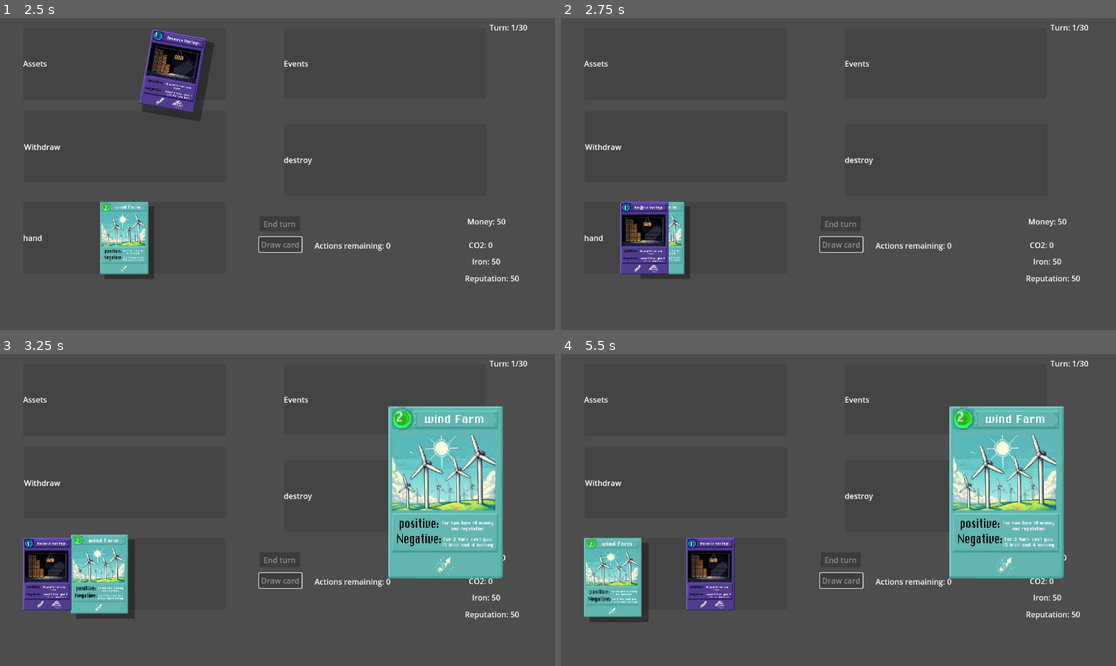
Above: before the commit, frames 1-4 (two rows, left to right).
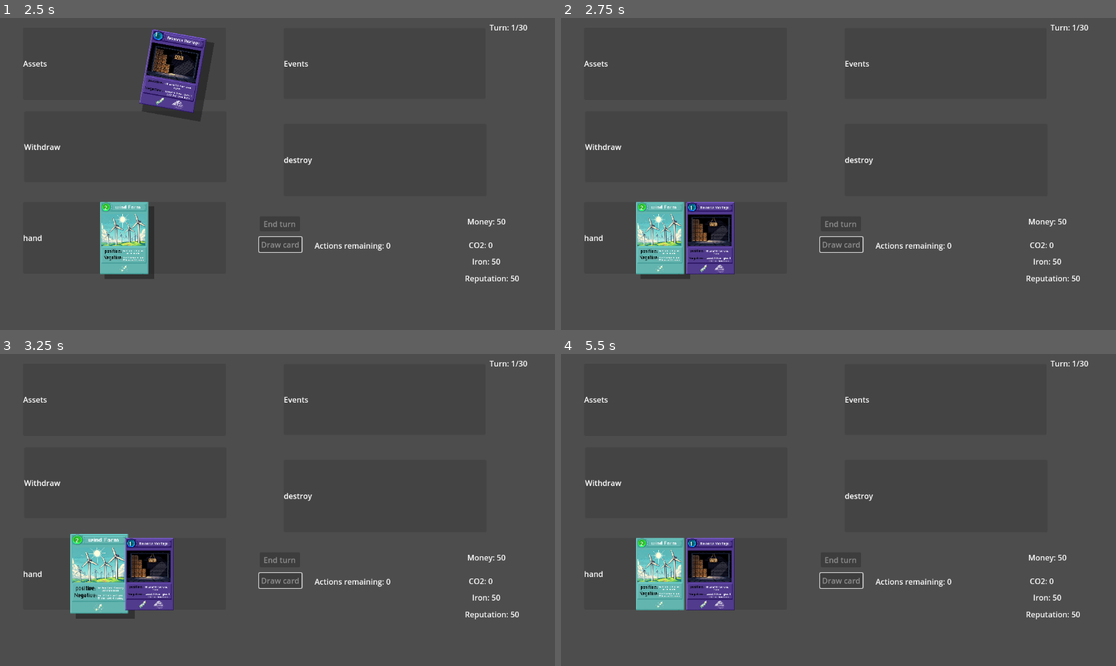
Above: after the commit, the same moments.

Repository: matiasripa/fbla-game
Game: Godot game, scene res://MainMenu.tscn
Same seed, same stepped clock (60 frames per second), same inputs: the game is played once before the commit and once after it. The engine's default icon, where the game draws it, is replaced by a stand-in: a white triangle on a blue panel in a dark square.
Inputs (mouse positions are in pixels of both pictures, inside the frame that each line leads up to):
- Up to frame 1 (2.5 s): tap Enter (ui_accept) at 0.5, 0.77, 2 s; move the mouse to (399, 158) at 0.52 s; press the mouse at (399, 158) at 0.53 s; hold Up (ui_up) 0.53-1.25 s; release the mouse at (399, 158) at 1.25 s; click "Draw card" at 1.25 s; drag from (122, 236) to (177, 64) at 2.02 s
- Up to frame 2 (2.75 s): no input
- Up to frame 3 (3.25 s): move the mouse to (99, 572) at 2.77 s; hold Up (ui_up) from 2.78 s (still down); hold Right mouse button (mouse_right) from 2.78 s (still down); click (99, 572) at 3.05 s
- Up to frame 4 (5.5 s): release Up (ui_up) at 3.5 s; release Right mouse button (mouse_right) at 3.5 s; drag from (810, 572) to (660, 572) at 3.52 s; move the mouse to (1005, 556) at 4.27 s; press the mouse at (1005, 556) at 4.28 s; hold Down (ui_down) 4.28-5 s; tap Enter (ui_accept) at 4.52, 5 s; release the mouse at (1005, 556) at 5 s; drag from (672, 463) to (610, 572) at 5.02 s

Frame 1 is identical in both runs. In frame 2, 4.0% of the frame differs, in the area x 10-32%, y 58-83%; in frame 3, 16%; in frame 4, 16%, in the area x 4-91%, y 16-86%.

Commit message:
event art

Diff:
--- a/example/card/card.gd
+++ b/example/card/card.gd
@@ -47,51 +47,31 @@
 var wichevent = -1
 var isevent = -1
 
-# Card effect data [description, turns, money, iron, reputation, co2]
-var card_positive = [
-	["Solar Plant", 2, 10, 0, 5, 0],
-	["Wind Farm", 2, 8, -5, 8, 0],
-	["Recycling Plant", 3, 5, 10, 3, -2]
-]
-
-var card_negative = [
-	["Maintenance", 2, -5, -2, 0, 2],
-	["Public Protest", 1, -8, 0, -5, 0],
-	["Resource Shortage", 2, -3, -8, -2, 1]
-]
 
 # Event cards and their effects
 var cards_event = [
 	{
-	"name" :"globalwarming",
-	"effect" :[5,-5,-1,-10,5]
+		"name": "Acid Rain",
+		"effect": [2, 0, -10, -20, 15]# [turns, money, iron, reputation, co2]
+	},
+	{
+		"name": "Bad product",
+		"effect": [3, -10, -10, -7, 0]
+	},
+	{
+		"name": "deforestation",
+		"effect": [1, -6, 0, -6, 8]
 	}
-	,{
-		"name" :"high C02",
-		"effect" : [5,10,5,5,10,0]
-	},
-	{
-		"name" :"public outrage",
-		"effect" : [5,-10,0,0,0]
-	}
-
 ]
 
-#	["bankruptcy",5,-10,0,0,0,"ran out of money"],
-#	["iron shortage",5,-10,-1,-5,-2,"ran out of resources"]
-var card_eventprice =[
-	["high CO2",0,-5,-1,-10,-40],
-	["public outrage",0,-5,0,-10,0],
-	["bankruptcy",0,-20,0,0,0],
-	["iron shortage",0,-5,-1,-5,-2],
-]
+
 
 # Current card effect values
 var poseffect = ["good status1", 1, 2, 3, 4, 5]
 var negeffect = ["bad status1", 1, 2, 3, 4, 5]
 var eventeffect = ["event",1,2,3,4,5]
 
-#var eventprice = ["price",1,2,3,4,5]#placeholder code,probably remove
+
 
 # Card data definitions with paired positive and negative effects
 var card_pairs = [
@@ -132,6 +112,10 @@
 	"Wind Farm": preload("res://wind farm.jpg"),
 	"Recycling Plant": preload("res://recycling plant.jpg"),
 	"Public Protest": preload("res://public protest.jpg"),
+
+	"Acid Rain": preload("res://acid rain.jpg"),
+	"Bad product": preload("res://bad product.jpg"),
+	"deforestation": preload("res://deforestation.jpg"),
 	# You can add other card textures here as they become available
 }
 
@@ -143,8 +127,8 @@
 
 # Add this method to create the zoomed card
 func create_zoom_card():
-	# Only create zoom card if we're in the hand field
-	if home_field and home_field.name == "hand" and !zoom_active and state_machine.current_state.name != "Drag":
+	# Allow zoom for cards in both hand and event fields
+	if home_field and (home_field.name == "hand" || home_field.name == "Events") and !zoom_active and state_machine.current_state.name != "Drag":
 		# Create a duplicate of this card for zooming
 		zoom_card = duplicate()
 
@@ -162,13 +146,22 @@
 		var pos_effect_zoom = zoom_card.get_node("positive_effect_label")
 		var neg_effect_zoom = zoom_card.get_node("negative_effect_label")
 
+		# Make labels visible on zoomed card
+		name_label_zoom.visible = false
 		turn_label_zoom.visible = true
+
+		# Show appropriate effect labels based on card type
+		if if_event:
+			pos_effect_zoom.visible = false
+			neg_effect_zoom.visible = false
+		else:
+			pos_effect_zoom.visible = false
+			neg_effect_zoom.visible = false
 
 		# Add to canvas layer for visibility
 		var canvas = get_node("/root/Game/Signalbus/CanvasLayer")
 		canvas.add_child(zoom_card)
 		zoom_active = true
-
 
 
 
@@ -179,13 +172,15 @@
 		zoom_card = null
 		zoom_active = false
 
+static var last_card_name: String = ""  # Static variable to track the last card drawn
+
 # Then modify the _ready function to handle the texture assignment
 func _ready():
 	randomize()
 
 	# Check if this is an event card
 	if if_event:
-		# Handle event card setup
+		# Handle event card setup (same as before)
 		name_label.text = cards_event[wichevent]["name"]
 		turn = cards_event[wichevent]["effect"][0]  # First element is turns
 
@@ -201,22 +196,35 @@
 
 		# Update labels for event card
 		turn_label.text = str(turn) + ""
-		positive_effect_label.text = "Effect: " + str(eventeffect[2]) + "$ " + str(eventeffect[3]) + "Fe " + str(eventeffect[4]) + "Rep"
-		negative_effect_label.text = ""
 
 		# Set card data for reference
 		card_data = {
 			"name": cards_event[wichevent]["name"]
 		}
+
+		# Update last card name for event cards too
+		Card.last_card_name = card_data.name
+
+		# If card is in event field, hide shadow
+		if home_field and home_field.isevent:
+			shadow_texture_rect.visible = false
 	else:
-		# Regular card setup (your existing code)
+		# Modified card selection logic to prevent duplicates
 		var pair_idx = randi() % card_pairs.size()
 		card_data = card_pairs[pair_idx]
 
-		# Add this line to ensure turn_label appears above other elements
+		# If we've drawn the same card as last time and there are other options available
+		if Card.last_card_name == card_data.name and card_pairs.size() > 1:
+			# Keep selecting a different card until we find one different from the last
+			while Card.last_card_name == card_data.name:
+				pair_idx = randi() % card_pairs.size()
+				card_data = card_pairs[pair_idx]
+
+		# Store this card's name for next time
+		Card.last_card_name = card_data.name
+
+		# Rest of your existing code remains unchanged
 		turn_label.z_index = 1
-
-		# Make sure it's visible
 		turn_label.visible = true
 
 		# Set initial positive effects
@@ -241,17 +249,17 @@
 			card_data.negative[4]   # co2
 		]
 
-	# Set card texture based on card name
+	# Set card texture based on card name (same as before)
 	if card_data.name and card_textures.has(card_data.name):
 		card_texture.texture = card_textures[card_data.name]
 
-	# Make labels initially hidden on the regular card
+	# Make labels initially hidden on the regular card (same as before)
 	name_label.visible = false
 	turn_label.visible = true
 	positive_effect_label.visible = false
 	negative_effect_label.visible = false
 
-	# Update all labels with current values
+	# Update all labels with current values (same as before)
 	_update_labels()
 
 
@@ -366,39 +374,29 @@
 	turn_label.text = str(turn) + ""
 
 
-# Smoothly move card to target position
-func smooth_move_to(target: Vector2):
-	# Remove zoom when card is moved
-	remove_zoom_card()
-
-	if tween_move:
-		tween_move.kill()
-	tween_move = create_tween().set_trans(Tween.TRANS_CUBIC).set_ease(Tween.EASE_OUT)
-	tween_move.tween_property(self, "global_position", target, 0.8)
-
-	if tween_rot:
-		tween_rot.kill()
-	tween_rot = create_tween().set_trans(Tween.TRANS_CUBIC).set_ease(Tween.EASE_OUT)
-	tween_rot.tween_property(self, "rotation_degrees", 0, 0.3)
-
 # Mouse enter hover effect
 func _on_mouse_entered():
 	if home_field:
-		# Show zoom card only if in hand field and not in Drag state
-		if home_field.name == "hand" and state_machine.current_state.name != "Drag":
+		# Show zoom card for hand and Events fields, but not in Drag state
+		if (home_field.name == "hand" || home_field.name == "Events") and state_machine.current_state.name != "Drag":
 			create_zoom_card()
 
-		# Only show hover effects for cards not in withdraw or assets fields
-		if !home_field.iswithdraw and !home_field.isasset and !home_field.isevent:
+		# Different hover effects based on field type
+		if !home_field.iswithdraw and !home_field.isasset:
 			state_machine.on_mouse_entered()
-			shadow_texture_rect.visible = true
-
-			if tween_hover:
-				tween_hover.kill()
-			tween_hover = create_tween().set_trans(Tween.TRANS_CUBIC).set_ease(Tween.EASE_OUT)
-			tween_hover.tween_property(self, "scale", Vector2(1.2, 1.1), 0.2)
-
-			$AudioStreamPlayer2D.play()
+
+			# Don't show shadow for event cards in the Events field
+			if !(if_event and home_field.isevent):
+				shadow_texture_rect.visible = true
+
+			# Only apply scaling effect if not in the Events field
+			if !home_field.isevent:
+				if tween_hover:
+					tween_hover.kill()
+				tween_hover = create_tween().set_trans(Tween.TRANS_CUBIC).set_ease(Tween.EASE_OUT)
+				tween_hover.tween_property(self, "scale", Vector2(1.2, 1.1), 0.2)
+
+				$AudioStreamPlayer2D.play()
 		# For withdraw field, only show minimal hover effect for right-click functionality
 		elif home_field.iswithdraw:
 			state_machine.on_mouse_entered()
@@ -409,9 +407,14 @@
 	remove_zoom_card()
 
 	state_machine.on_mouse_exited()
-	shadow_texture_rect.visible = false
-
-	if tween_hover:
-		tween_hover.kill()
-	tween_hover = create_tween().set_trans(Tween.TRANS_CUBIC).set_ease(Tween.EASE_OUT)
-	tween_hover.tween_property(self, "scale", Vector2(1, 1), 0.15)
+
+	# Only hide shadow if it was previously shown
+	if shadow_texture_rect.visible:
+		shadow_texture_rect.visible = false
+
+	# Only reset scale if we previously scaled it
+	if scale != Vector2(1, 1):
+		if tween_hover:
+			tween_hover.kill()
+		tween_hover = create_tween().set_trans(Tween.TRANS_CUBIC).set_ease(Tween.EASE_OUT)
+		tween_hover.tween_property(self, "scale", Vector2(1, 1), 0.15)
--- a/example/card/state_machine/states/release_card_state.gd
+++ b/example/card/state_machine/states/release_card_state.gd
@@ -23,14 +23,12 @@
 		if card.must_go_to_assets and new_field.name != "Assets" and card.home_field.name != "Assets":
 			print("This card must be placed in Assets field first!")
 			card.home_field.return_card_starting_position(card)
-			card.smooth_move_to(card.get_parent().global_position)
 		elif field_areas[0].get_parent() == card.home_field || new_field.isevent || (new_field.iswithdraw and !card.is_positive_phase):
 			card.home_field.card_reposition(card)
-			card.smooth_move_to(card.get_parent().global_position)
 		else:
 			if new_field.name == "Assets":
 				card.must_go_to_assets = false
 			new_field.set_new_card(card)
-			card.smooth_move_to(card.get_parent().global_position)
+
 
 	transitioned.emit("idle")
--- a/example/field/field.gd
+++ b/example/field/field.gd
@@ -77,13 +77,22 @@
 	set_new_card(card)
 
 # Setup event cards
+# Setup event cards
 func event_setup():
 	var card = cardResource.instantiate()
 	card.if_event = true  # Mark this as an event card
 	card.wichevent = wichevent  # Set which event this is
 	cards_holder.add_child(card)
+
+	# Set the home_field before calling set_new_card to ensure proper shadow handling
+	card.home_field = self
+
+	# Now call set_new_card which will position the card correctly
 	set_new_card(card)
 
+	# Explicitly hide the shadow for event cards in event field
+	if isevent:
+		card.get_node("ColorRect/TextureRect").visible = false
 
 # Process turn end for all cards in this field
 func end_turn():
Binary file added: acid rain.jpg
Not shown, added: acid rain.jpg.import
Binary file added: bad product.jpg
Not shown, added: bad product.jpg.import
Binary file added: deforestation.jpg
Not shown, added: deforestation.jpg.import
